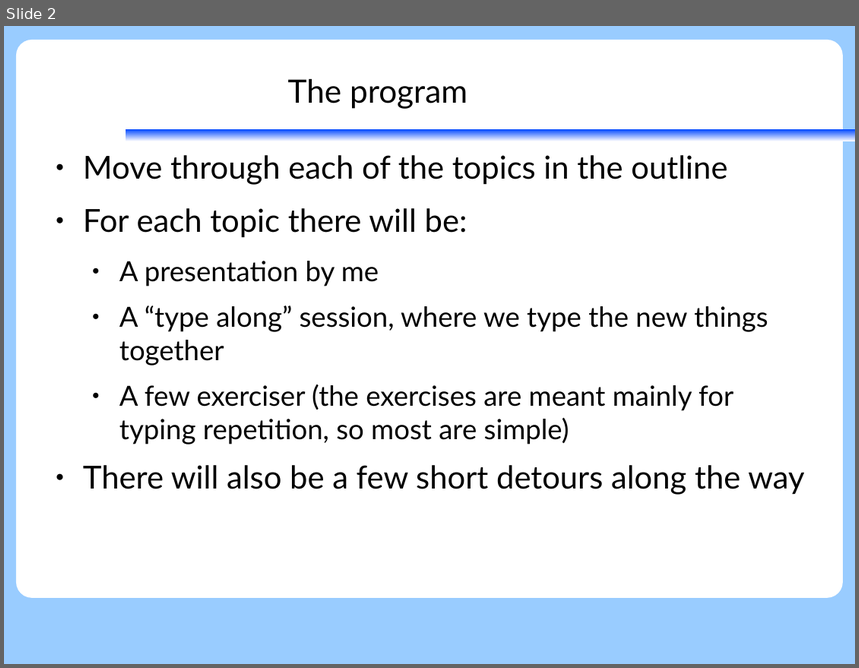
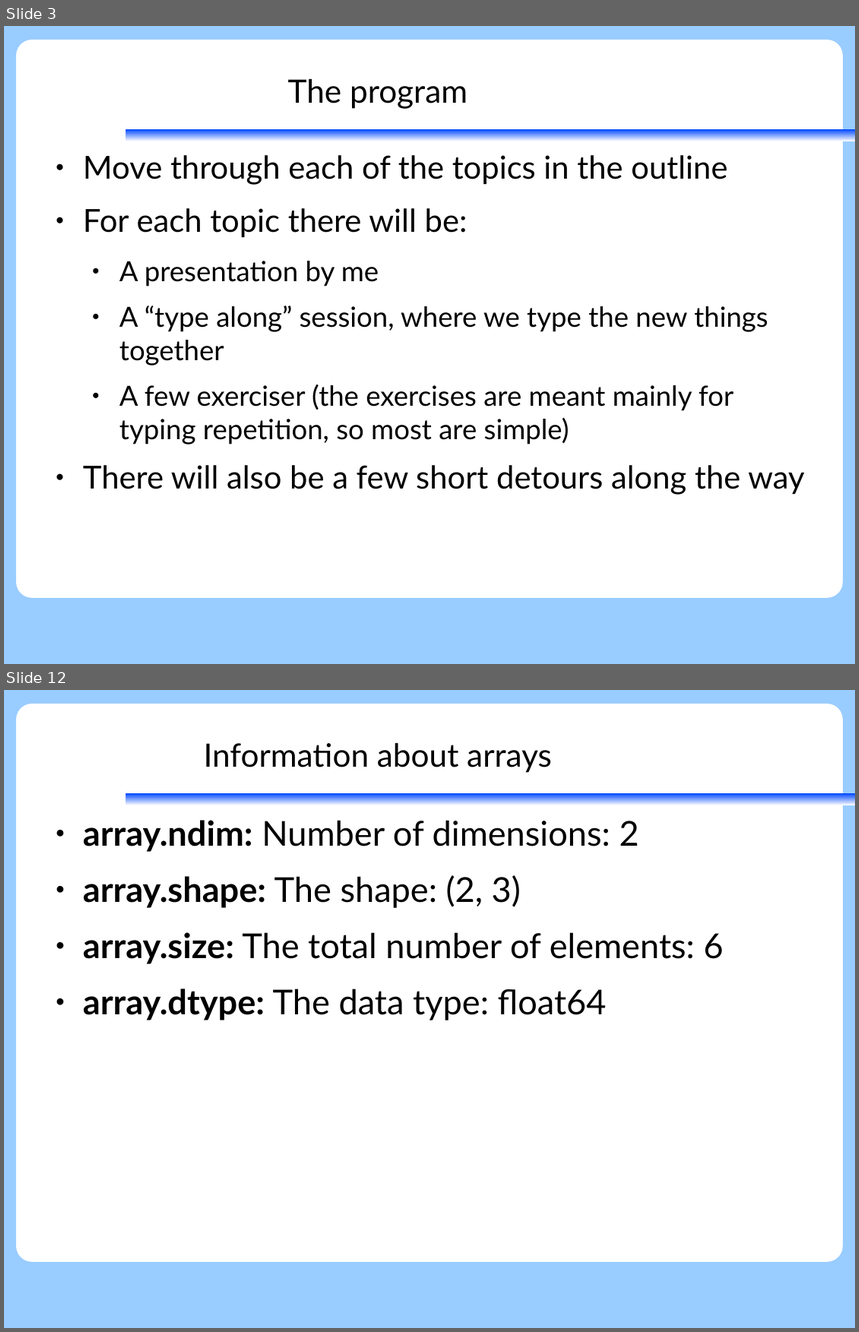
Before and after one commit to KennethNielsen/presentations, a slide deck: python/part2/numpy.odp. Shown one above the other, each under a label of ours: slide 2 before the commit, slides 3 and 12 after it; the slides between them are not shown. The pictures are 859x668 and 859x1332 pixels, drawn with LibreOffice and Linux fonts; fonts in the diff are those of the drawing; background and template pictures are left out. Boxes give left, top, right and bottom in pixels: in the first picture for what was removed or moved away, otherwise in the second. Text is boxed around its words. In the diff, an @@ line names an element or a change of style, - is before the commit and + after.

```diff
--- a/python/part2/numpy.odp
+++ b/python/part2/numpy.odp
@@ slide 12 added at (x1=4, y1=690, x2=855, y2=1328), background #99CCFF; not listed: 2 template elements that a slide beside it also shows @@
@@ title added at (x1=204, y1=742, x2=552, y2=773), 30 pt, text #000000 @@
+Information about arrays
@@ text added at (x1=83, y1=820, x2=724, y2=1021), 32 pt, text #000000 @@
+● array.ndim: Number of dimensions: 2
+● array.shape: The shape: (2, 3)
+● array.size: The total number of elements: 6
+● array.dtype: The data type: float64
@@ what was slide 2 is now slide 3 @@
```
Also in this commit, not shown: 1 slide changed, 50 other slides added, 2 other files.
